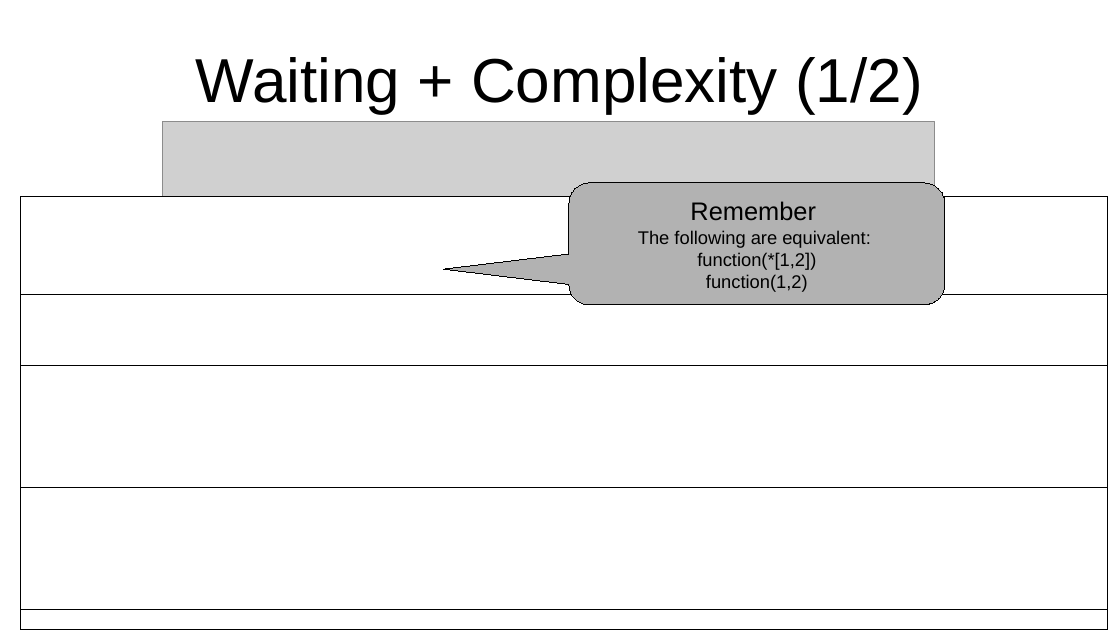
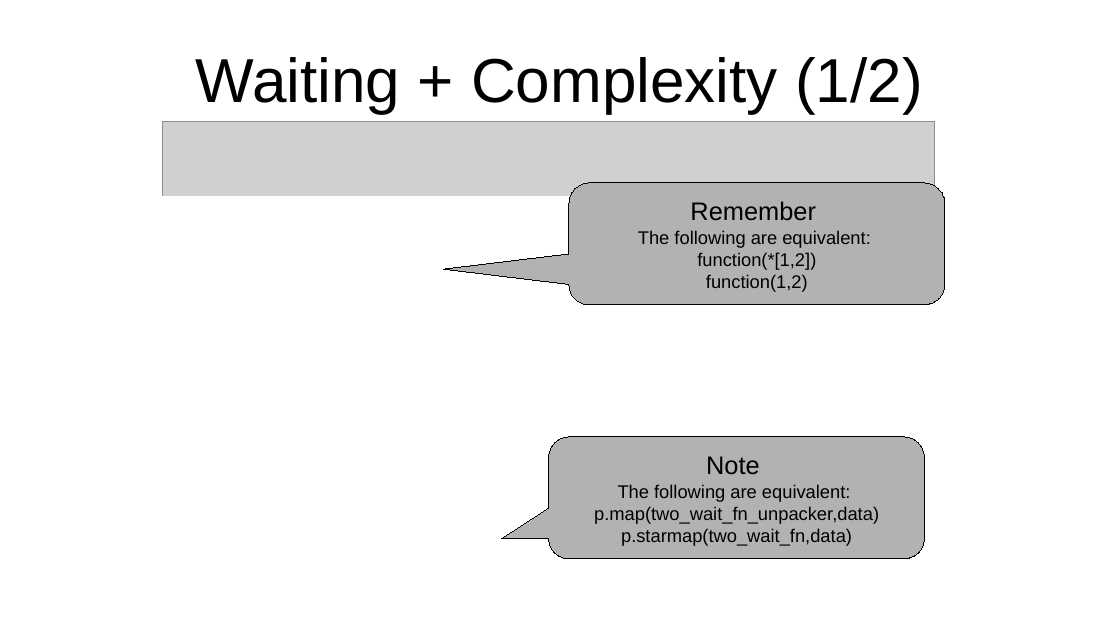
Before and after one commit to connor-makowski/pycelerator, a slide deck: slide 11 of pycelerator.odp. Drawn at 1120x630 pixels with LibreOffice and Linux fonts; fonts in the diff are those of the drawing; grey boxes stand for pictures. Boxes give left, top, right and bottom in pixels: in the first picture for what was removed or moved away, otherwise in the second. Text is boxed around its words. In the diff, an @@ line names an element or a change of style, - is before the commit and + after.

```diff
--- a/pycelerator.odp
+++ b/pycelerator.odp
@@ rounded speech box added at bbox=[549, 437, 925, 559], fill #B2B2B2, outline #000000 0 pt, 13 pt, text #000000 @@
+Note
+The following are equivalent:
+p.map(two_wait_fn_unpacker,data)
+p.starmap(two_wait_fn,data)
@@ outline #000000 0 pt to #FFFFFF 0 pt in 5 elements at bbox=[20, 610, 1108, 630], bbox=[20, 197, 1108, 295], bbox=[20, 295, 1108, 366], bbox=[20, 366, 1108, 488], bbox=[20, 488, 1108, 610] @@
```
Also in this commit, not shown: 12 other slides changed, 1 other file.
